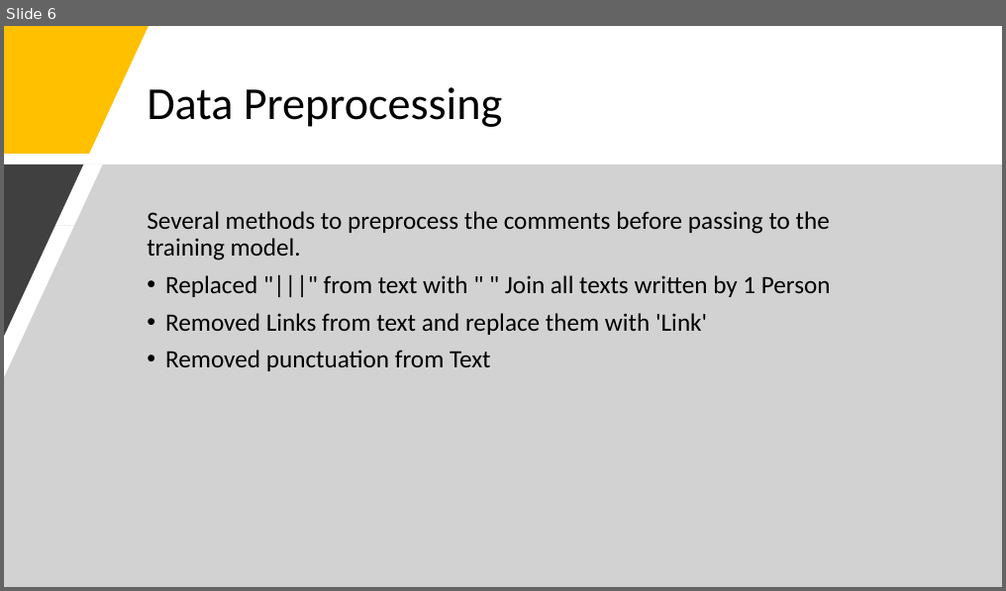
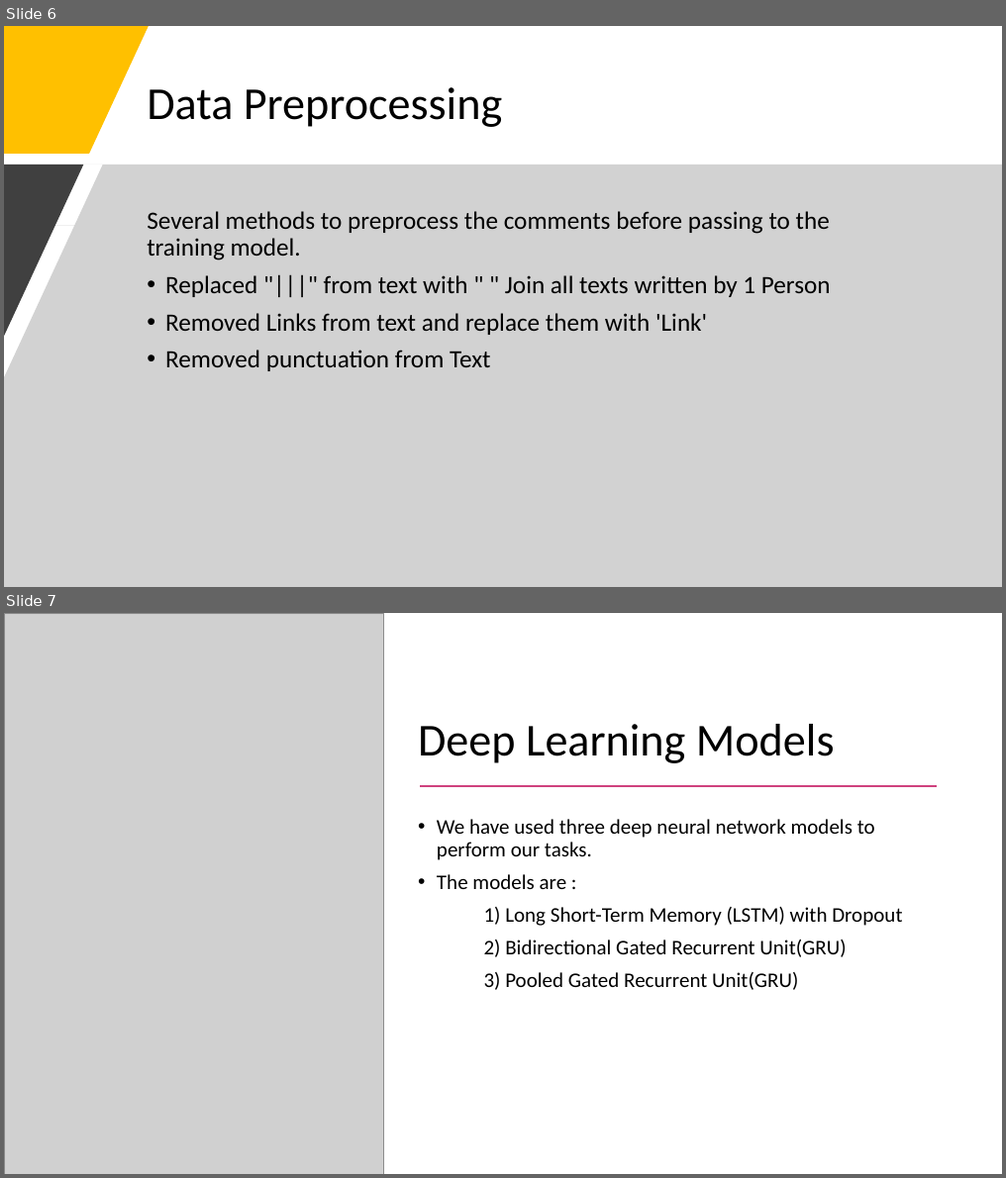
Before and after one commit to nalisharathod01/Myers-Briggs-Personality-Prediction, a slide deck: Project Presentation.pptx. Shown one above the other, each under a label of ours: slide 6 before the commit, slides 6 and 7 after it. The pictures are 1006x591 and 1006x1178 pixels, drawn with LibreOffice and Linux fonts; fonts in the diff are those of the drawing; grey boxes stand for pictures. Boxes give left, top, right and bottom in pixels: in the first picture for what was removed or moved away, otherwise in the second. Text is boxed around its words. In the diff, an @@ line names an element or a change of style, - is before the commit and + after.

Commit message:
Deep learning portion added

```diff
--- a/Project Presentation.pptx
+++ b/Project Presentation.pptx
@@ slide 7 added at [4,613,1002,1174], background #FFFFFF @@
@@ picture added at [4,613,383,1174] @@
@@ title added at [418,724,835,763], 44 pt, text #000000 @@
+Deep Learning Models
@@ line added from (420, 786) to (937, 786), #CF427E 1.5 pt @@
@@ text added at [437,819,902,990], 20 pt, text #000000 @@
+• We have used three deep neural network models to perform our tasks.
+• The models are :
+1) Long Short-Term Memory (LSTM) with Dropout
+2) Bidirectional Gated Recurrent Unit(GRU)
+3) Pooled Gated Recurrent Unit(GRU)
```
Also in this commit, not shown: 1 slide changed, 16 other slides added, 1 other file.
